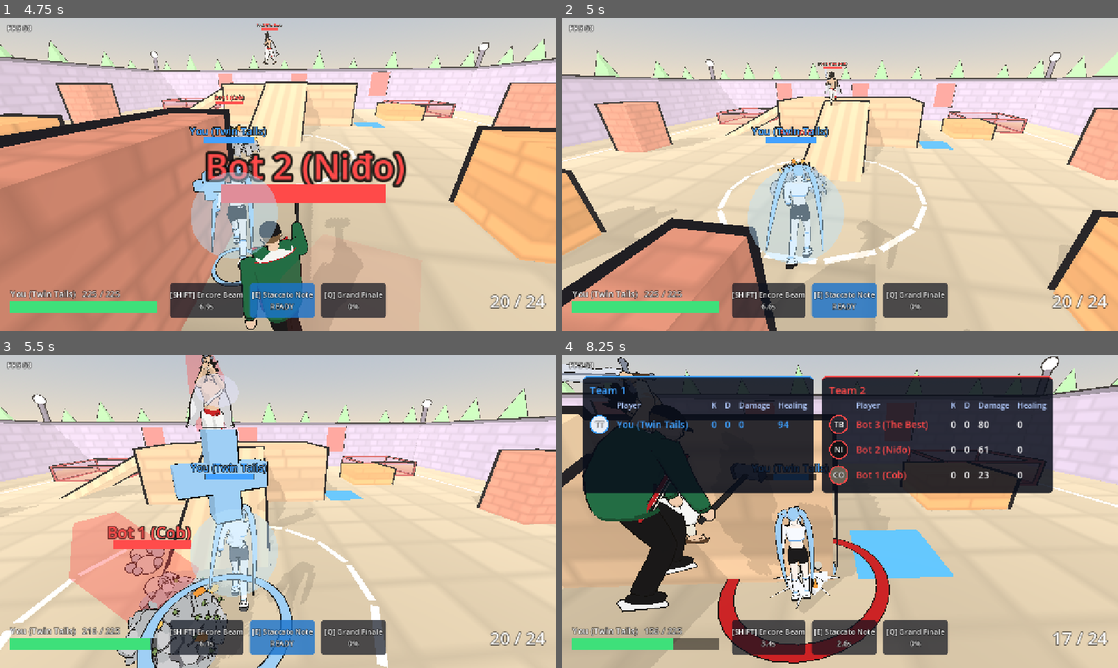
Above: before the commit, frames 1-4 (two rows, left to right).
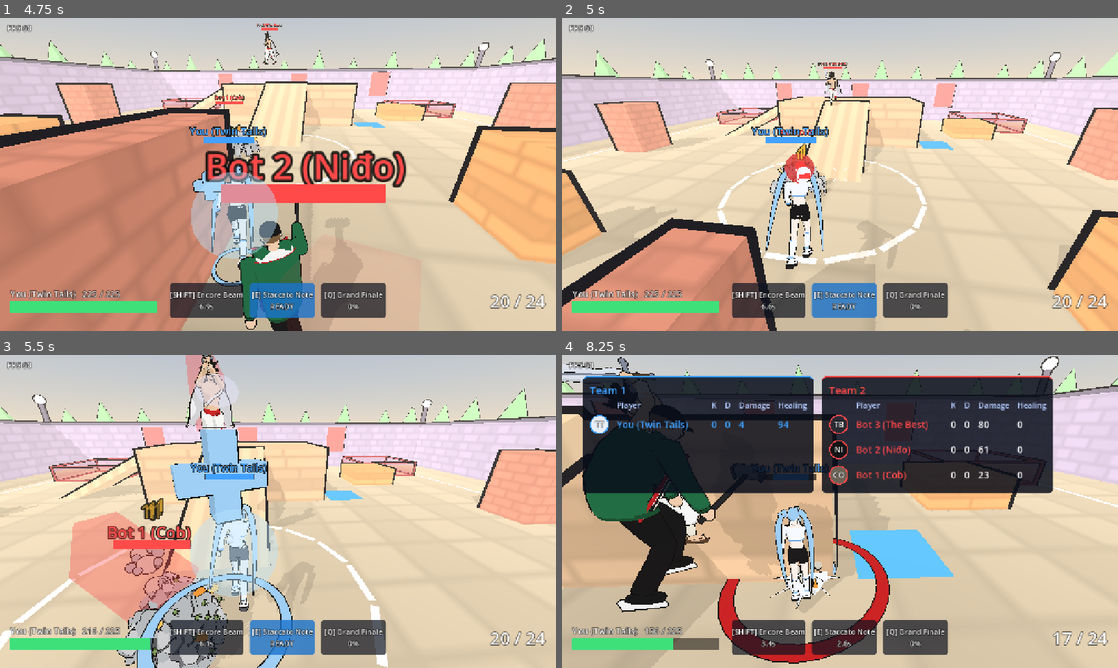
Above: after the commit, the same moments.

Repository: AvocadoFlour/arena
Game: Godot game, scene res://src/main.tscn
Same seed, same stepped clock (60 frames per second), same inputs: the game is played once before the commit and once after it.
Inputs (mouse positions are in pixels of both pictures, inside the frame that each line leads up to):
- Up to frame 1 (4.75 s): click "Play" at 0.5 s; click "Don't show again" at 1.25 s; click "Don't show again" at 2 s; click "Don't show again" at 2.75 s; tap Enter at 3.5 s; move the mouse to (305, 174) at 3.52 s; hold W (move_forward) from 3.53 s (still down); tap Shift (ability1) at 3.6, 4.55 s; click (305, 174) at 3.67 s; tap Space (jump) at 3.77, 3.8, 4.07, 4.35, 4.52 s; move the mouse to (250, 174) at 4.27 s
- Up to frame 2 (5 s): keep holding W (move_forward); tap Space (jump) at 4.82 s
- Up to frame 3 (5.5 s): keep holding W (move_forward); move the mouse to (289, 505) at 5.02 s; tap Shift (ability1) at 5.1 s; tap Space (jump) at 5.3 s
- Up to frame 4 (8.25 s): keep holding W (move_forward); move the mouse to (834, 517) at 5.77 s; tap E (ability2) at 5.85 s; click (834, 517) at 5.92 s; tap Space (jump) at 6.02, 6.32, 6.77, 6.8, 7.07, 7.52, 7.82 s; tap Shift (ability1) at 6.05, 7.55 s; move the mouse to (878, 514) at 6.52 s; right-click (878, 514) at 6.6 s; move the mouse to (795, 508) at 7.27 s; click (795, 508) at 7.35 s; move the mouse to (845, 511) at 8.02 s; hold Tab (scoreboard) from 8.03 s (still down); click (845, 511) at 8.17 s

Frame 1 is identical in both runs. In frame 2, 4.0% of the frame differs, in the area x 33-52%, y 40-79%; in frame 3, 0.2%; in frame 4, less than 0.1%.

Commit message:
Twin Tails: Encore Beam damages the enemy it aims at
Shift still heals an ally, or Twin Tails herself. An enemy in the beam takes 30 damage per second and the ribbon turns red.

Diff:
--- a/src/abilities/heal_beam.gd
+++ b/src/abilities/heal_beam.gd
@@ -1,6 +1,7 @@
 extends Ability
-## Channelled beam: for `duration` seconds heals the ally (or self if none) nearest the aim
-## line within `range` and `cone_deg`, at `hps` health per second.
+## Channelled beam: for `duration` seconds the hero nearest the aim line within `range` and `cone_deg`
+## is the target (ally or enemy). An ally, or the caster if nobody is there, is healed at `hps`.
+## An enemy takes `enemy_dps` and the ribbon is drawn in `color_damage` (red) instead of `color_heal`.
 var left := 0.0
 var target = null
 
@@ -11,7 +12,7 @@
 func channeling() -> bool:
     return left > 0.0
 
-## Ally nearest to the look ray inside range/cone; falls back to self.
+## Hero nearest to the look ray inside range/cone (either team); falls back to self.
 func pick_target():
     var best = null
     var best_ang := deg_to_rad(float(def.get("cone_deg", 15.0)))
@@ -20,7 +21,7 @@
         var eye: Vector3 = hero.eye_position()
         var look: Vector3 = hero.look_dir()
         for h in hero.get_tree().get_nodes_in_group("heroes"):
-            if h == hero or h.dead or h.team != hero.team:
+            if h == hero or h.dead or h.get_world_3d() != hero.get_world_3d():
                 continue
             var to: Vector3 = h.global_position + Vector3(0, 1.0, 0) - eye
             if to.length() > rng:
@@ -31,6 +32,17 @@
                 best = h
     return best if best != null else hero
 
+## "damage" when the beam is on an enemy, otherwise "heal". Same rule on host and clients.
+func mode_for(t) -> String:
+    if t != null and is_instance_valid(t) and t != hero and t.team != hero.team:
+        return "damage"
+    return "heal"
+
+func mode_color(mode: String) -> Color:
+    if mode == "damage":
+        return Color(String(def.get("color_damage", "#ff3b3b")))
+    return Color(String(def.get("color_heal", def.get("beam_color", "#5cb8ff"))))
+
 func tick(dt: float) -> void:
     super.tick(dt)
     if left <= 0.0:
@@ -40,7 +52,12 @@
         left = 0.0
         return
     target = pick_target()
-    target.heal(float(def.get("hps", 60.0)) * dt, hero, id)
+    if target == hero or target.team == hero.team:
+        target.heal(float(def.get("hps", 60.0)) * dt, hero, id)
+    else:
+        var dps := float(def.get("enemy_dps", 0.0))
+        if dps > 0.0:
+            target.take_damage(dps * dt * hero.damage_mult(), hero, target.global_position + Vector3(0, 1.2, 0), "ability", id)
 
 # ---------------------------------------------------------------------------------------------
 # Visual ribbon (client-side only, never replicated). Driven from REPLICATED state so remote
@@ -57,6 +74,8 @@
 const SEG := 14                     ## ribbon segments (a travelling sound wave)
 const WAVE := 0.22                  ## wave amplitude (m): keeps the beam visible end-on
 var _vis_t := 0.0
+var vis_mode := "heal"
+var _applied_mode := ""
 
 ## True while the channel runs, derived only from replicated cooldown.remaining.
 func channel_visible() -> bool:
@@ -88,6 +107,7 @@
     return m
 
 func _build_vis(world: Node) -> void:
+    _applied_mode = "heal"
     ribbon = Node3D.new()
     ribbon.name = "EncoreRibbon"
     ribbon.top_level = true
@@ -97,7 +117,7 @@
         var core := k % 2 == 1
         bm.size = Vector3(0.1, 0.1, 1.0) if core else Vector3(0.3, 0.07, 1.0)
         mi.mesh = bm
-        var c := Color("#f4f8ff") if core else Color(String(def.get("beam_color", "#5cb8ff")))
+        var c := Color("#f4f8ff") if core else mode_color("heal")
         var ba := 1.0 if core else 0.85
         mi.material_override = _mat(Color(c.r, c.g, c.b, ba), 3.0 if core else 2.0)
         mi.set_meta("base_a", ba)
@@ -116,9 +136,9 @@
         bs.radial_segments = 10
         bs.rings = 5
         b.mesh = bs
-        var c := Color("#f4f8ff") if i % 2 == 0 else Color(String(def.get("beam_color", "#5cb8ff")))
+        var c := Color("#f4f8ff") if i % 2 == 0 else mode_color("heal")
         if i == BEADS:
-            c = Color("#3d9cff")
+            c = mode_color("heal").darkened(0.15)
         var ba := 0.95 if i < BEADS else 0.6
         b.material_override = _mat(Color(c.r, c.g, c.b, ba), 2.5)
         b.set_meta("base_a", ba)
@@ -152,6 +172,7 @@
             var rt = Net.entities.get(int(hero.heal_target_id))
             if is_instance_valid(rt):
                 vis_target = rt
+        vis_mode = mode_for(vis_target)
         vis_alpha = minf(1.0, vis_alpha + dt / 0.05)
     else:
         vis_alpha = maxf(0.0, vis_alpha - dt / FADE)
@@ -169,6 +190,8 @@
     aura.visible = show_aura
     for bd in beads:
         bd.visible = show_ribbon
+    if show_ribbon and vis_mode != _applied_mode:
+        _apply_mode_colors()
     if show_ribbon:
         var a := beam_start()
         var b := beam_end()
@@ -203,6 +226,25 @@
         aura.scale = Vector3.ONE * (1.0 + 0.08 * sin(_vis_t * 10.0))
         _set_alpha(aura, vis_alpha)
 
+## Recolours the outer ribbon, the coloured beads and the target glow. The white core stays white.
+func _apply_mode_colors() -> void:
+    _applied_mode = vis_mode
+    var c := mode_color(vis_mode)
+    var kids := ribbon.get_children()
+    for k in kids.size():
+        if k % 2 == 0:
+            _tint(kids[k], c, 2.0)
+    for i in beads.size():
+        if i == BEADS:
+            _tint(beads[i], c.darkened(0.15), 2.5)
+        elif i % 2 == 1:
+            _tint(beads[i], c, 2.5)
+
+func _tint(mi: MeshInstance3D, c: Color, emis: float) -> void:
+    var m := mi.material_override as StandardMaterial3D
+    m.albedo_color = Color(c.r, c.g, c.b, m.albedo_color.a)
+    m.emission = Color(c.r, c.g, c.b) * emis
+
 func free_visuals() -> void:
     for n in [ribbon, aura] + beads:
         if n != null and is_instance_valid(n):
@@ -210,3 +252,4 @@
     ribbon = null
     aura = null
     beads = []
+    _applied_mode = ""
--- a/src/heroes/hero_abilities.gd
+++ b/src/heroes/hero_abilities.gd
@@ -12,7 +12,7 @@
 const SLOTS := ["primary", "ability1", "ability2", "ultimate", "passive"]
 const HERO_DIR := "res://src/heroes/"
 ## Keys that never change gameplay (visual/bookkeeping) - not described.
-const COSMETIC := ["id", "name", "type", "color", "visual", "beam_color", "kind", "size", "glyph"]
+const COSMETIC := ["id", "name", "type", "color", "visual", "beam_color", "color_heal", "color_damage", "kind", "size", "glyph"]
 ## Keys every ability type understands (base Ability class).
 const COMMON := ["cooldown", "needs_ult"]
 ## Stat keys each template reads. Add the key here AND use it in _text_<type> when a script gains one.
@@ -25,7 +25,7 @@
     "leap": ["forward_speed", "up_speed", "air_time", "radius", "damage", "knockback"],
     "dash": ["distance", "duration"],
     "team_buff": ["radius", "duration", "damage_mult", "knockback_immune", "overheal"],
-    "heal_beam": ["duration", "hps", "range", "cone_deg"],
+    "heal_beam": ["duration", "hps", "enemy_dps", "range", "cone_deg"],
     "projectile": ["speed", "damage", "gravity", "lifetime", "hit_radius", "splash_radius", "slow", "root"],
     "rally": ["radius", "heal"],
     "nova": ["radius", "damage"],
@@ -222,8 +222,13 @@
 static func _text_heal_beam(d: Dictionary, s: Dictionary) -> String:
     var tot := float(d.get("hps", 60)) * float(d.get("duration", 3))
     s["total_heal"] = tot
-    return "Channels a beam for %s s healing %s HP/s (%s HP total) on the ally nearest your aim within %s m and a %s° cone; heals you instead if no ally is in reach. Heals up to max HP." % [
-        n(d.get("duration", 3)), n(d.get("hps", 60)), n(tot), n(d.get("range", 15)), n(d.get("cone_deg", 15))]
+    var txt := "Channels a beam for %s s on the hero nearest your aim within %s m and a %s° cone. An ally, or you if nobody is there, is healed for %s HP/s (%s HP total), up to max HP." % [
+        n(d.get("duration", 3)), n(d.get("range", 15)), n(d.get("cone_deg", 15)), n(d.get("hps", 60)), n(tot)]
+    var dps := float(d.get("enemy_dps", 0))
+    if dps > 0.0:
+        s["enemy_dps"] = dps
+        txt += " An enemy takes %s damage per second and the beam turns red." % n(dps)
+    return txt
 
 static func _text_projectile(d: Dictionary, s: Dictionary) -> String:
     var rng := float(d.get("speed", 20)) * float(d.get("lifetime", 3))
--- a/src/heroes/twin_tails.json
+++ b/src/heroes/twin_tails.json
@@ -8,7 +8,7 @@
   "primary": {"type": "hitscan", "damage": 11, "fire_rate": 7, "mag": 24, "reload_time": 1.5, "spread_deg": 1.0, "range": 60},
   "ultimate_cost": 450,
   "abilities": {
-    "ability1": {"id": "encore_beam", "type": "heal_beam", "name": "Encore Beam", "cooldown": 8.0, "duration": 3.0, "hps": 60, "range": 15.0, "cone_deg": 15.0, "color": "#b8e4ff"},
+    "ability1": {"id": "encore_beam", "type": "heal_beam", "name": "Encore Beam", "cooldown": 8.0, "duration": 3.0, "hps": 60, "enemy_dps": 30, "range": 15.0, "cone_deg": 15.0, "color": "#b8e4ff", "color_heal": "#5cb8ff", "color_damage": "#ff3b3b"},
     "ability2": {"id": "staccato_note", "type": "projectile", "name": "Staccato Note", "cooldown": 5.0, "speed": 28.0,  …(234 unchanged characters)…
     "ultimate": {"id": "grand_finale", "type": "rally", "name": "Grand Finale", "cooldown": 1.0, "radius": 12.0, "heal": 175}
   },
--- a/src/ui/stat_labels.gd
+++ b/src/ui/stat_labels.gd
@@ -62,6 +62,7 @@
     "bonus_shots": ["Bonus shots", ""],
     "bonus_window": ["Bonus window", " s"],
     "hps": ["Healing per second", ""],
+    "enemy_dps": ["Damage per second", ""],
     "total_heal": ["Total healing", ""],
     "heal": ["Heal", ""],
     "cone_deg": ["Aim cone", "°"],
@@ -87,7 +88,7 @@
 ## Deliberately never shown: bookkeeping / covered by another line.
 const HIDDEN := ["needs_ult", "sample"]
 ## Display order (keys not listed keep their table order after these).
-const ORDER := ["damage", "finisher_damage", "burst_damage", "dps", "heal", "hps", "total_heal", "overheal",
+const ORDER := ["damage", "finisher_damage", "burst_damage", "dps", "heal", "hps", "enemy_dps", "total_heal", "overheal",
     "fire_rate", "burst", "burst_delay", "combo_hits", "combo_window", "range", "max_range", "arc_deg", "lunge",
     "radius", "distance", "width", "height", "thickness", "hit_radius", "splash_radius", "cone_deg",
     "slow", "slow_mult", "root", "damage_reduction", "damage_mult", "bonus_mult", "bonus_shots", "bonus_window",
--- a/tests/heroes_test_defs.gd
+++ b/tests/heroes_test_defs.gd
@@ -131,6 +131,46 @@
     check(not ab.channeling(), "channel ends")
     near(h.health.hp, 225.0, 0.01, "capped")
     h.free()
+
+func test_encore_beam_damages_the_enemy_it_aims_at() -> void:
+    var tree := Engine.get_main_loop()
+    var healer := Hero.from_def("res://src/heroes/twin_tails.json")
+    var foe := Hero.from_def("res://src/heroes/cob.json")
+    var ally := Hero.from_def("res://src/heroes/the_best.json")
+    tree.root.add_child(healer)
+    tree.root.add_child(foe)
+    tree.root.add_child(ally)
+    healer.set_team(0)
+    foe.set_team(1)
+    ally.set_team(0)
+    healer.global_position = Vector3.ZERO
+    healer.yaw = 0.0
+    healer.rotation.y = 0.0
+    foe.global_position = Vector3(0, 0, -8)
+    ally.global_position = Vector3(6, 0, -2)
+    var ab = healer.abilities["ability1"]
+    check(ab.pick_target() == foe, "the enemy in front is the target")
+    check(ab.mode_for(foe) == "damage", "an enemy target is the damage mode")
+    check(ab.mode_color("damage").is_equal_approx(Color("#ff3b3b")), "damage colour is red")
+    check(ab.mode_for(ally) == "heal", "an ally target stays the heal mode")
+    var before := foe.health.hp
+    check(ab.activate(), "beam starts")
+    for i in 60:
+        ab.tick(1.0 / 60.0)
+    check(foe.health.hp < before - 25.0, "about 30 damage in 1 s (lost %.1f)" % (before - foe.health.hp))
+    check(ab.target == foe, "the channel stays on the enemy")
+    ab.left = 0.0
+    ab.cooldown.remaining = 0.0
+    ally.global_position = Vector3(0, 0, -8)
+    foe.global_position = Vector3(8, 0, -2)
+    ally.health.hp = 100.0
+    check(ab.pick_target() == ally, "an ally in front is healed instead")
+    check(ab.activate(), "beam starts on the ally")
+    for i in 60:
+        ab.tick(1.0 / 60.0)
+    check(ally.health.hp > 150.0, "ally healed, hp=%.1f" % ally.health.hp)
+    for n in [healer, foe, ally]:
+        n.free()
 
 func test_models_animated_and_visual_only() -> void:
     Hero.use_primitive_models = true   # primitive fallback model (GLB model: heroes_test_model.gd)
Not shown, changed: docs/DESIGN.md
Not shown, changed: docs/INTERFACES.md
Not shown, changed: docs/requests/heroes.md
